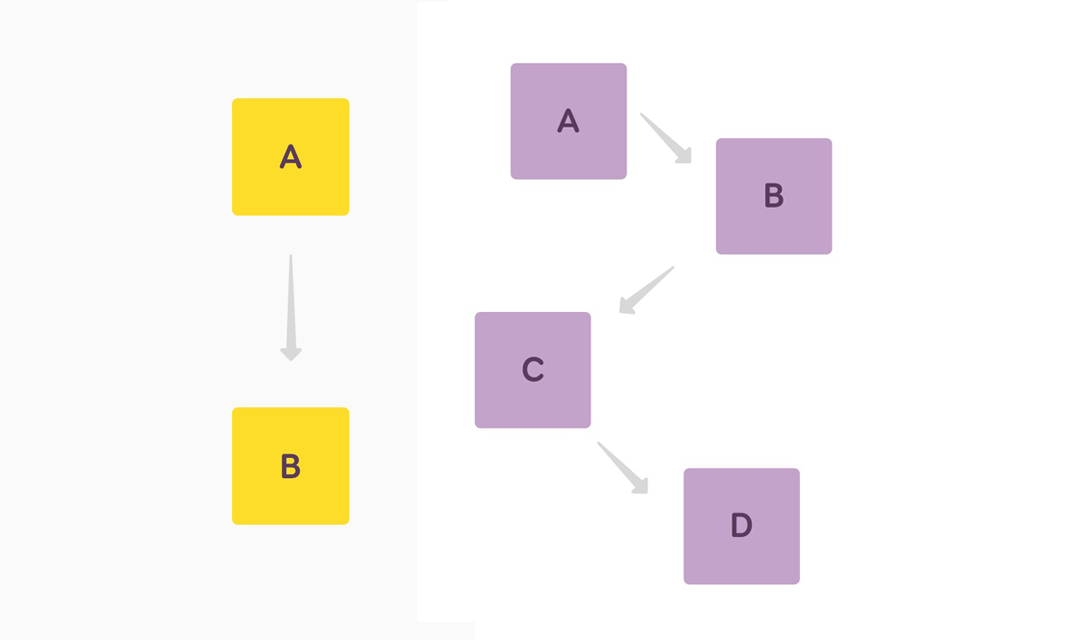
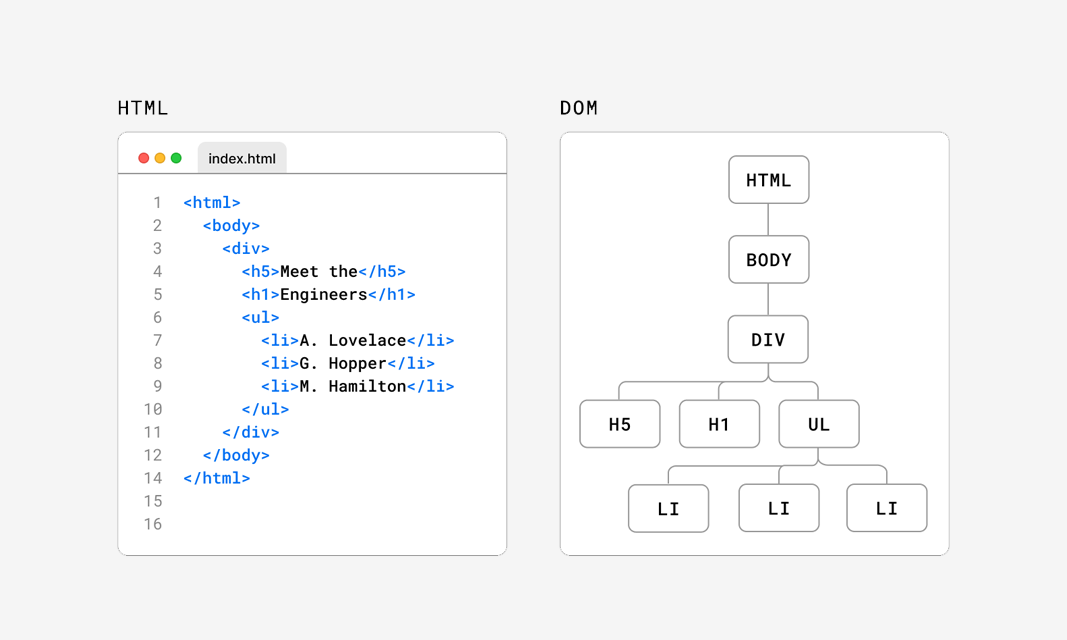
The second 1067x640 image is a revision of the first. Changes to its layers:
removed layer "Layer 2" over left=417, top=2, right=908, bottom=622
removed layer "Layer 1" over left=118, top=20, right=475, bottom=640
removed layer "Rectangle 1" over left=0, top=0, right=448, bottom=640
removed layer "Background" over left=0, top=0, right=1067, bottom=640
added layer "Layer 13" above "Layer 12" over left=75, top=54, right=992, bottom=597
added layer "Layer 0" over left=0, top=0, right=1067, bottom=640
